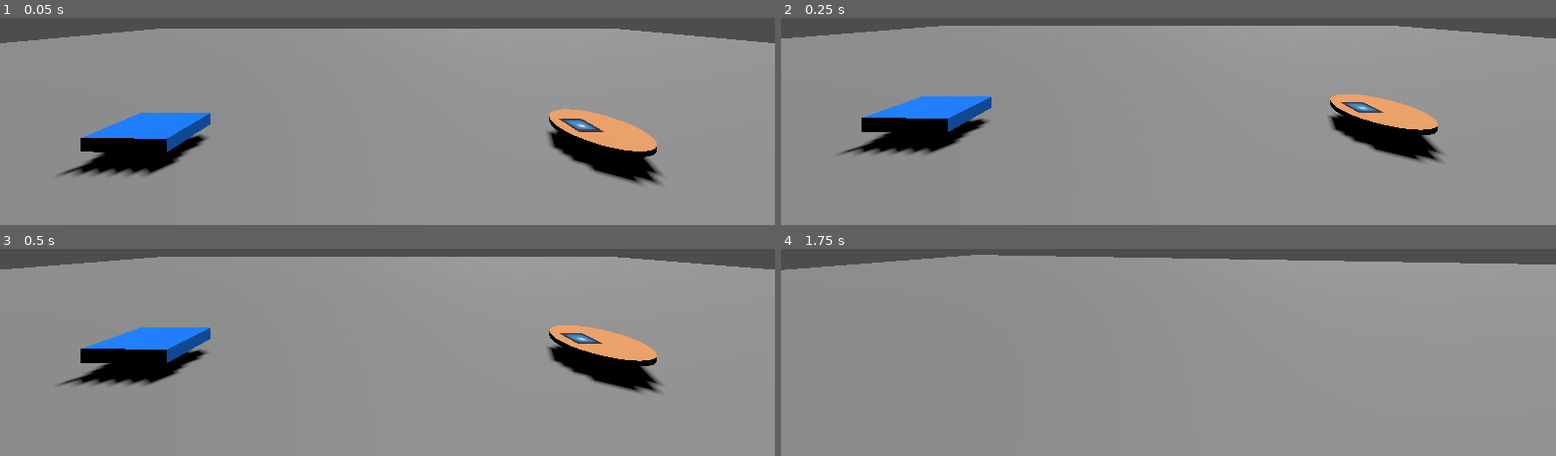
Above: before the commit, frames 1-4 (two rows, left to right).
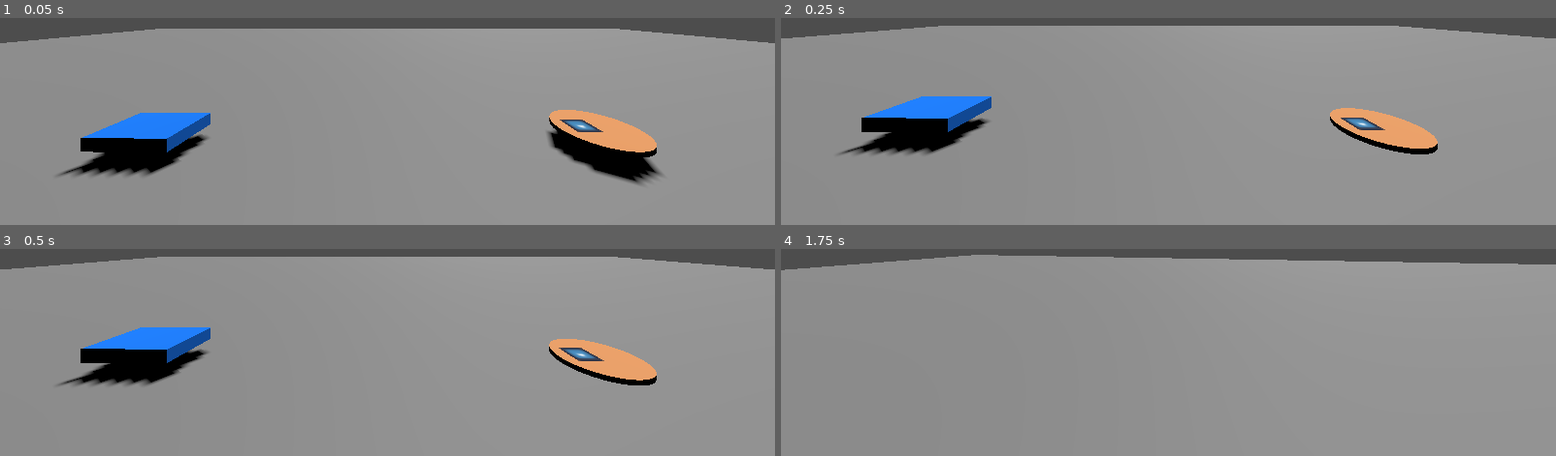
Above: after the commit, the same moments.

Repository: AKM372/STAR-Scholars-Project-2026
Game: Godot game, scene res://world.tscn
The game is run twice, just before and just after one commit, with the same random seed, the same clock (stepped at 60 frames per second) and the same inputs. The engine's default icon, where the game draws it, is replaced by a stand-in: a white triangle on a blue panel in a dark square.
Inputs (mouse positions are in pixels of both pictures, inside the frame that each line leads up to):
- Up to frame 1 (0.05 s): no input
- Up to frame 2 (0.25 s): no input
- Up to frame 3 (0.5 s): no input
- Up to frame 4 (1.75 s): move the mouse to (outside the picture) at 0.52 s; press the mouse at (outside the picture) at 0.53 s; hold Up (forward) from 0.53 s (still down); tap Space (jump) at 0.77, 1.52 s; move the mouse to (outside the picture) at 1.27 s; release the mouse at (outside the picture) at 1.28 s; tap F (interact) at 1.35 s; click (outside the picture) at 1.55 s

The runs differ from the first frame. In frame 1, 0.2% of the frame differs, in the area x 70-86%, y 43-81%; in frame 2, 2.6%; in frame 3, 2.6%, in the area x 70-86%, y 36-70%; in frame 4, nothing differs.

Commit message:
Cleaning dishes works!!
when area (on plate) detects area (on sponge) the dirt dissapears off the plate!!! this is so exciting. the collisions on the area3d in sponge were off, but fixing them finally worked

Diff:
--- a/plate.tscn
+++ b/plate.tscn
@@ -58,4 +58,3 @@
 shape = SubResource("BoxShape3D_uw33f")
 
 [connection signal="area_entered" from="Dirt/Area3D" to="." method="_on_area_3d_area_entered"]
-[connection signal="body_exited" from="Dirt/Area3D" to="." method="_on_area_3d_body_exited"]
--- a/plate_script.gd
+++ b/plate_script.gd
@@ -39,13 +39,12 @@
 
 	if selected:
 		plate.position.y = outlineWidth
-	else:
-		plate.position.y = 0
-
-
+	#else:
+		#plate.position.y = 0
 
 func _on_area_3d_area_entered(area: Area3D) -> void:
-	if area.is_in_group('sponge') and player.scrubbing:
+	print('the areas are touching')
+	if area.is_in_group('sponge'):
 		print('cleaning the dirt')
 		#cleaned.emit()
 		DirtSprite.visible = false
--- a/player.tscn
+++ b/player.tscn
@@ -26,7 +26,7 @@
 
 [node name="SpongeMarker" type="Marker3D" parent="Head/Camera3D"]
 unique_name_in_owner = true
-transform = Transform3D(1, 0, 0, 0, 1, 0, 0, 0, 1, 0.64435244, -0.3109206, -0.60134983)
+transform = Transform3D(1, 0, 0, 0, 1, 0, 0, 0, 1, 0.4868093, -0.12364721, -0.60134983)
 
 [node name="ScrubMarker" type="Marker3D" parent="Head/Camera3D"]
 unique_name_in_owner = true
--- a/sponge.tscn
+++ b/sponge.tscn
@@ -26,6 +26,8 @@
 [sub_resource type="BoxShape3D" id="BoxShape3D_st82r"]
 size = Vector3(0.62, 0.18, 1)
 
+[sub_resource type="BoxShape3D" id="BoxShape3D_s48kf"]
+
 [node name="sponge" type="RigidBody3D" groups=["sponge"]]
 transform = Transform3D(-0.007853948, 0, -0.9999692, 0, 1, 0, 0.9999692, 0, -0.007853948, 0, 0, 0)
 freeze_mode = 1
@@ -44,10 +46,10 @@
 [node name="CollisionShape3D" type="CollisionShape3D" parent="." groups=["sponge"]]
 shape = SubResource("BoxShape3D_st82r")
 
-[node name="DirtDetectingArea" type="Area3D" parent="."]
-visible = false
+[node name="DirtDetectingArea" type="Area3D" parent="." groups=["sponge"]]
 
-[node name="CollisionShape3D" type="CollisionShape3D" parent="DirtDetectingArea"]
-visible = false
+[node name="CollisionShape3D" type="CollisionShape3D" parent="DirtDetectingArea" groups=["sponge"]]
+transform = Transform3D(0.6982605, 0, 0, 0, 0.23664477, 0, 0, 0, 1.00237, 0, 0, 0)
+shape = SubResource("BoxShape3D_s48kf")
 
 [connection signal="body_entered" from="." to="." method="_on_body_entered"]
Not shown: 1 places in sponge.tscn that only renumber resources
